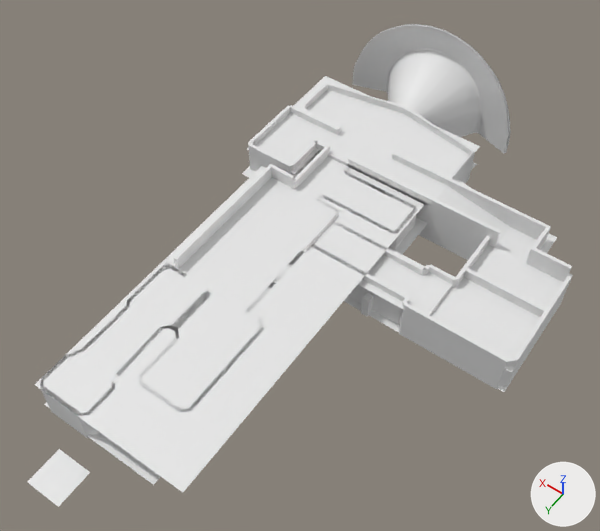
Renders of the FBX model Assets/3D/Mapas/Tutorial.fbx from each side of a commit.
Both versions are drawn from a 50 mm lens placed at (-90.3, 32.2, 178.7), pointed at (-15.3, -72.8, 13.7). Arrows for +X, +Y and +Z are at lower right; the lights stay in place. The first picture is the older version. Materials are left out; every surface is plain grey. Where no turn or scale is listed for an object, it has been applied to the vertices.
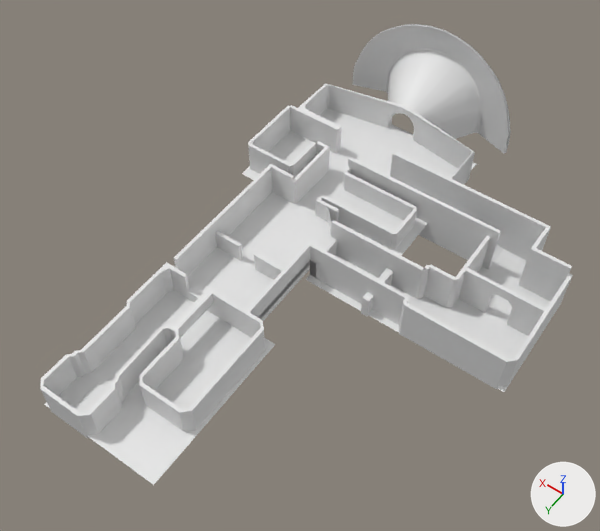
The change, as a list of edits to the scene's bpy script:
```text
Add me_mesh_023_1:
    me_mesh_023_1.from_pydata([(-2.0, 3.0, 4.0), (2.83, -2.12, 4.0), (-2.0, 3.0, -4.0), (2.83, -2.12, -4.0)], [], [(0, 1, 3, 2)])
Remove ob_pplane8_001:
    ob_pplane8_001 = bpy.data.objects.new('pPlane8.001', me_mesh_027)
    ob_pplane8_001.location = (-30.0, -87.5, 9.0)
Remove ob_pplane10_001:
    ob_pplane10_001 = bpy.data.objects.new('pPlane10.001', me_mesh_025)
    ob_pplane10_001.location = (-57.0, -119.0, 7.0)
Remove ob_pplane9_001:
    ob_pplane9_001 = bpy.data.objects.new('pPlane9.001', me_mesh_026)
    ob_pplane9_001.location = (-60.0, -96.5, 7.0)
Remove ob_pplane54:
    ob_pplane54 = bpy.data.objects.new('pPlane54', me_mesh_029)
    ob_pplane54.location = (0.0, 0.0, 0.0)
Remove ob_techo_pplane53:
    ob_techo_pplane53 = bpy.data.objects.new('Techo_pPlane53', me_mesh_028)
    ob_techo_pplane53.location = (-4.0, -75.5, 10.5)
Remove ob_pplane11_001:
    ob_pplane11_001 = bpy.data.objects.new('pPlane11.001', me_mesh_024)
    ob_pplane11_001.location = (-41.0, -119.0, 9.0)
Add ob_pcube51:
    ob_pcube51 = bpy.data.objects.new('pCube51', me_mesh_023_1)
    ob_pcube51.location = (-10.0, -95.0, 6.0)
```

Changed parts and their boxes (x1, y1, x2, y2) in the pictures (600 x 531 px):
'Techo_pPlane53', deleted: before (34, 76, 480, 492)
'pPlane9.001', deleted: before (430, 245, 563, 372)
'pPlane8.001', deleted: before (306, 214, 452, 315)
'pPlane54', deleted: before (28, 449, 90, 507)
'pPlane11.001', deleted: before (437, 179, 510, 244)
'pPlane10.001', deleted: before (497, 227, 557, 260)
'pCube51', added: after (328, 208, 332, 235)
'polySurface19', unchanged, uncovered by the edit: before (40, 262, 264, 438); after (40, 262, 265, 438)
'pPlane3', unchanged, uncovered by the edit: before (44, 402, 161, 485); after (44, 290, 275, 485)
'pPlane6', unchanged, uncovered by the edit: after (188, 192, 331, 321)
'pPlane53', unchanged, uncovered by the edit: before (242, 162, 478, 255); after (242, 109, 478, 256)
